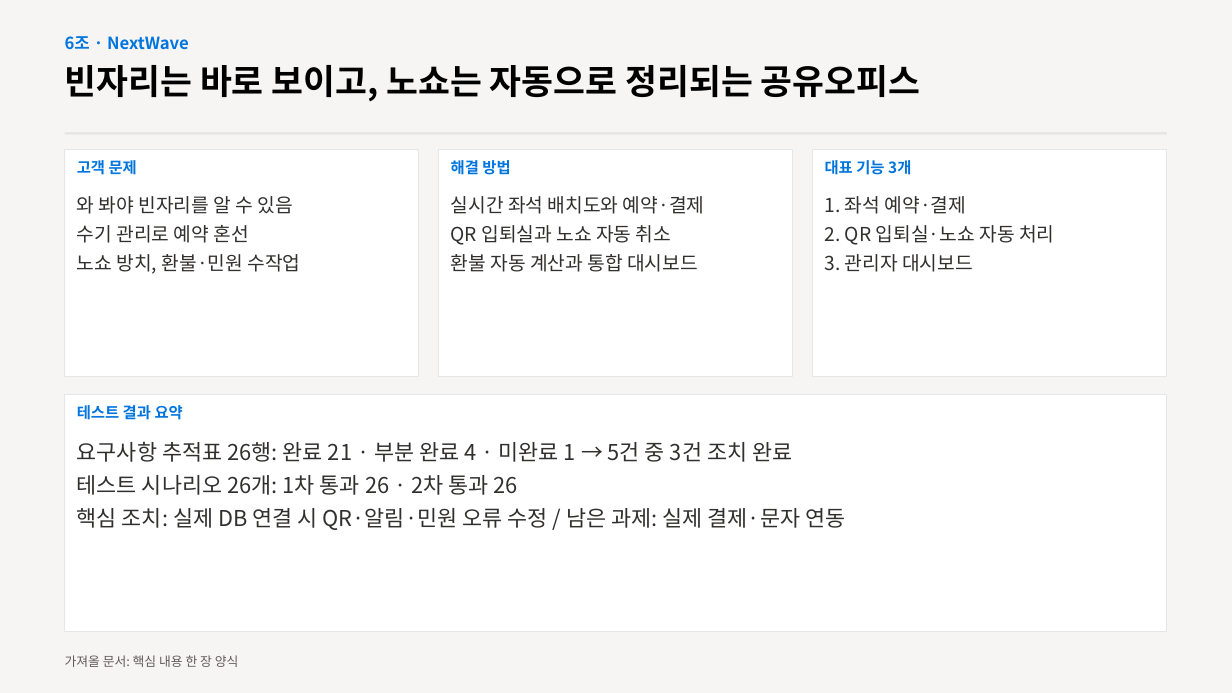
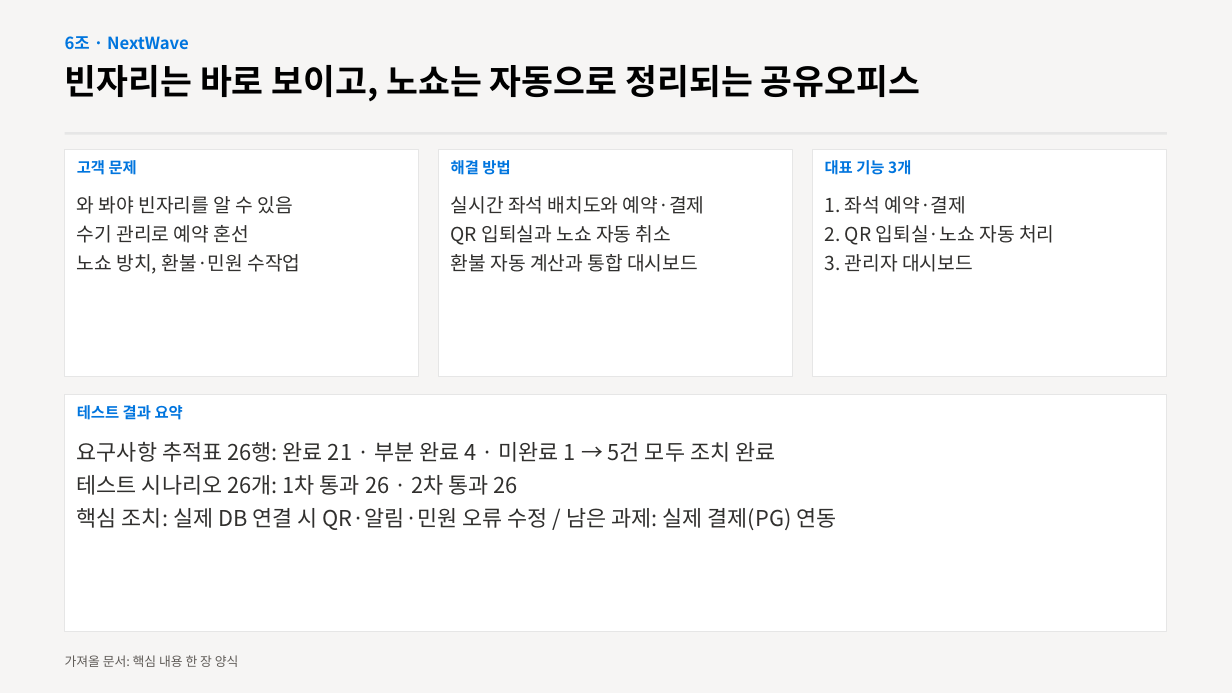
Before and after one commit to dlftjd6623-coder/nextwave, a slide deck: slide 2 of docs/발표자료_6조.pptx. Drawn at 1232x693 pixels with LibreOffice and Linux fonts; fonts in the diff are those of the drawing. Boxes give left, top, right and bottom in pixels: in the first picture for what was removed or moved away, otherwise in the second. Text is boxed around its words. In the diff, an @@ line names an element or a change of style, - is before the commit and + after.

```diff
--- a/docs/발표자료_6조.pptx
+++ b/docs/발표자료_6조.pptx
@@ text at [77,442,775,462]: text changed @@
-요구사항 추적표 26행: 완료 21 · 부분 완료 4 · 미완료 1 → 5건 중 3건 조치 완료
+요구사항 추적표 26행: 완료 21 · 부분 완료 4 · 미완료 1 → 5건 모두 조치 완료
@@ text at [77,508,837,530]: text changed @@
-핵심 조치: 실제 DB 연결 시 QR·알림·민원 오류 수정 / 남은 과제: 실제 결제·문자 연동
+핵심 조치: 실제 DB 연결 시 QR·알림·민원 오류 수정 / 남은 과제: 실제 결제(PG) 연동
```
Also in this commit, not shown: 4 other slides changed.
